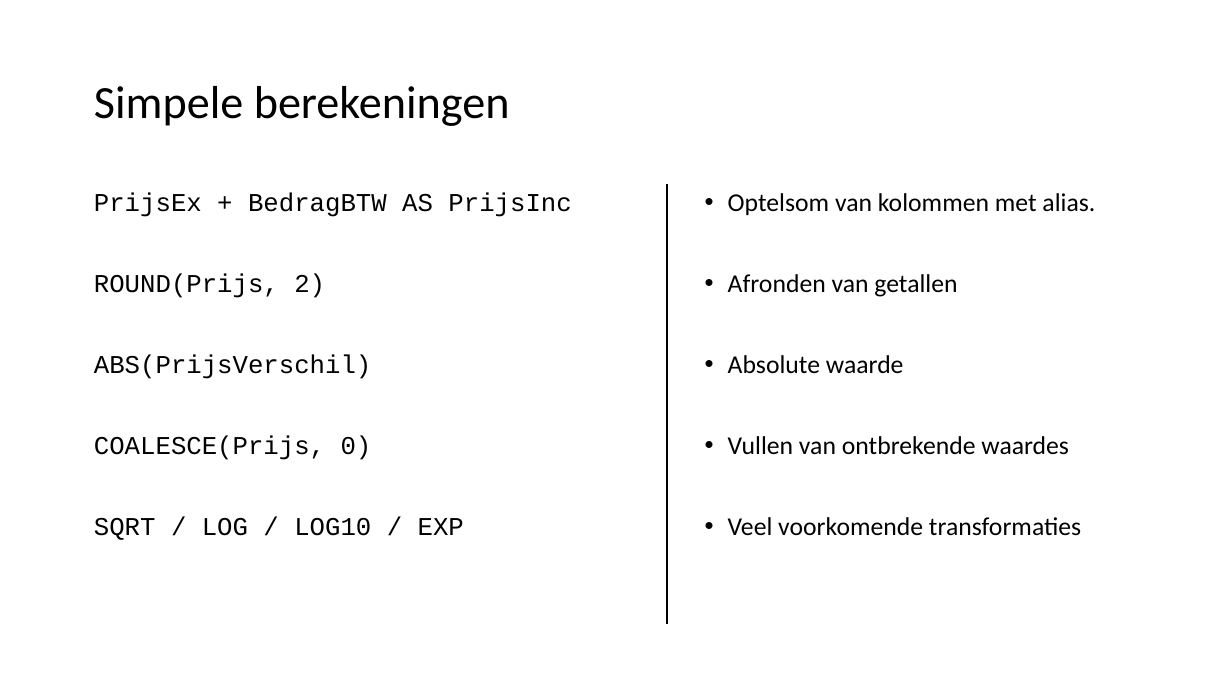
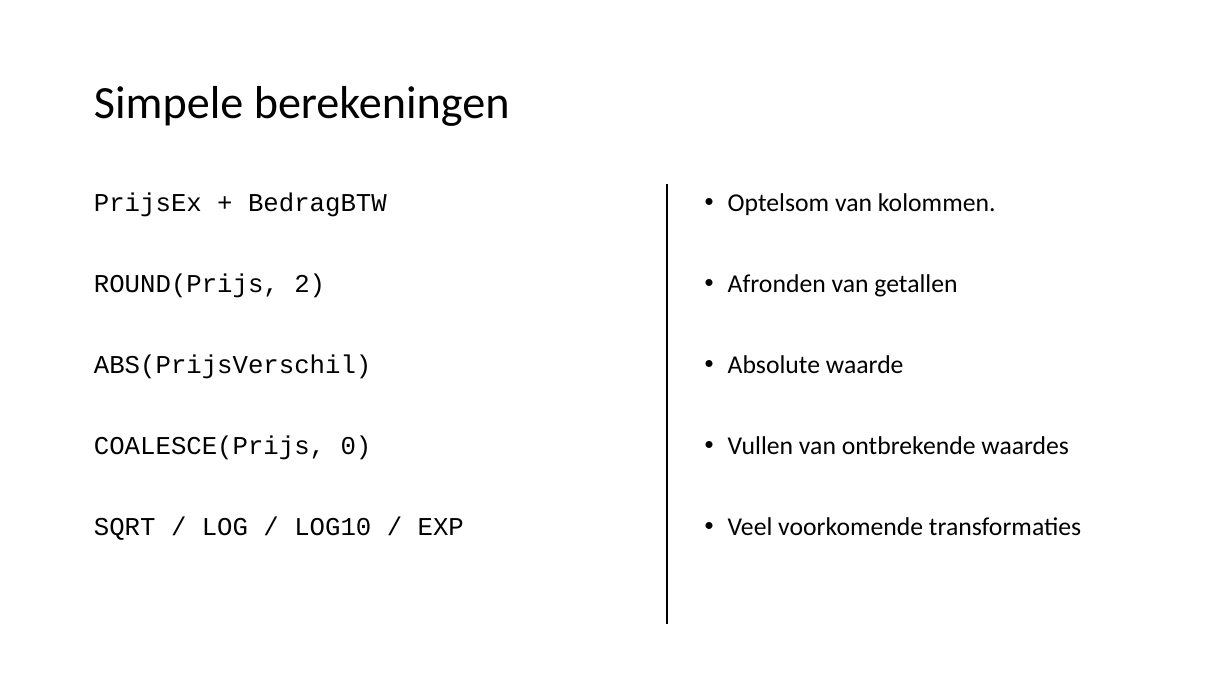
Before and after one commit to LFKoning/sql-cursus, a slide deck: slide 17 of sql_introductie.pptx. Drawn at 1232x693 pixels with LibreOffice and Linux fonts; fonts in the diff are those of the drawing. Boxes give left, top, right and bottom in pixels: in the first picture for what was removed or moved away, otherwise in the second. Text is boxed around its words. In the diff, an @@ line names an element or a change of style, - is before the commit and + after.

Commit message:
SQL Powerpoint typo squatting

```diff
--- a/sql_introductie.pptx
+++ b/sql_introductie.pptx
@@ text at box(94, 192, 387, 217): text changed @@
-PrijsEx + BedragBTW AS PrijsInc
+PrijsEx + BedragBTW
@@ text at box(728, 193, 996, 215): text changed @@
-• Optelsom van kolommen met alias.
+• Optelsom van kolommen.
```
Also in this commit, not shown: 18 other slides changed.
